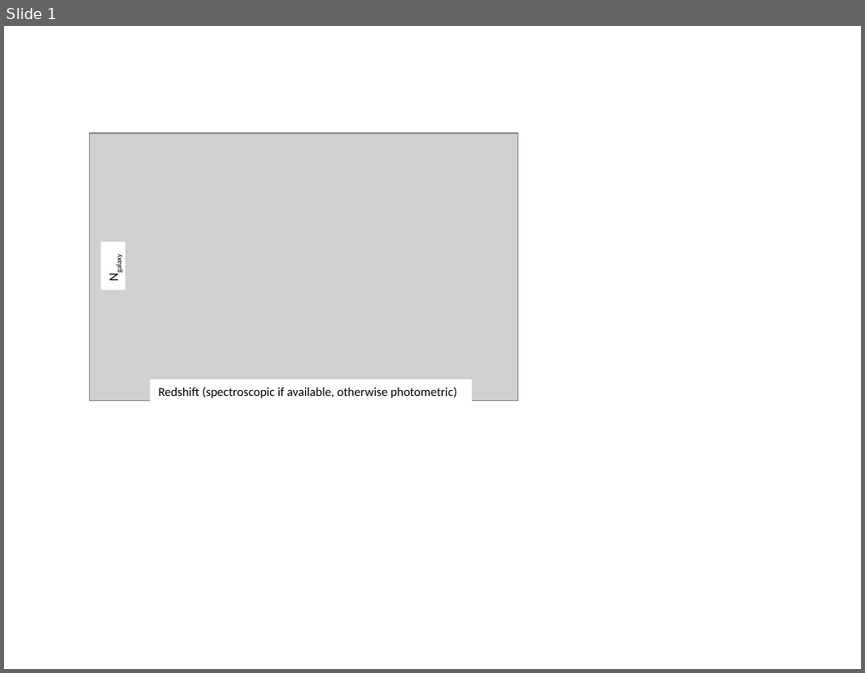
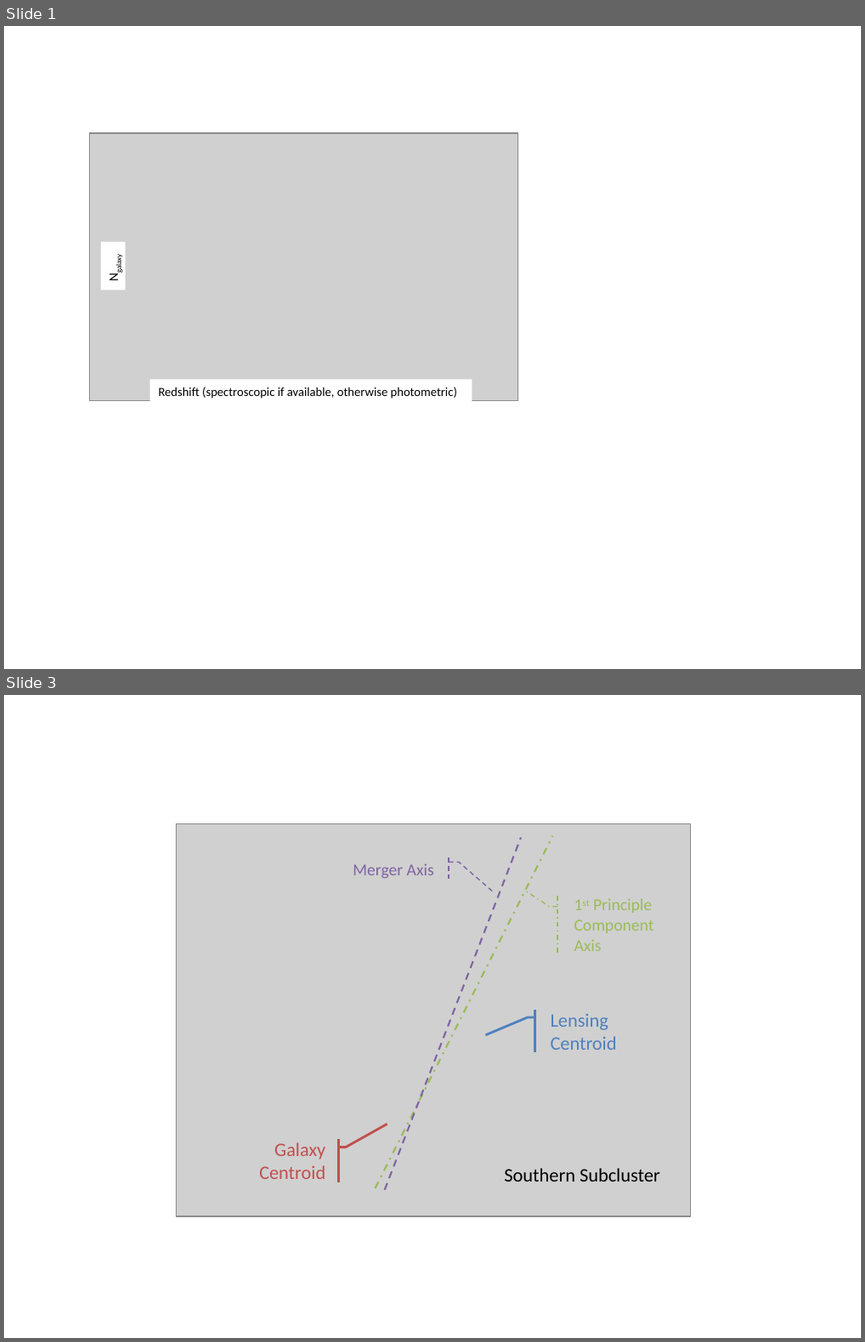
Before and after one commit to wadawson/dissertation, a slide deck: Chapter4/AnalysisFiles/Reformatted Figures.pptx. Shown one above the other, each under a label of ours: slide 1 before the commit, slides 1 and 3 after it; the slides between them are not shown. The pictures are 865x673 and 865x1342 pixels, drawn with LibreOffice and Linux fonts; fonts in the diff are those of the drawing; grey boxes stand for pictures. Boxes give left, top, right and bottom in pixels: in the first picture for what was removed or moved away, otherwise in the second. Text is boxed around its words. In the diff, an @@ line names an element or a change of style, - is before the commit and + after.

Commit message:
Updated the centroid offset figure formatting as well  north offset calcs
The major piece of work in this was to estimate the offset significance for
the northern subcluster in the merger axis coordinate system.

```diff
--- a/Chapter4/AnalysisFiles/Reformatted Figures.pptx
+++ b/Chapter4/AnalysisFiles/Reformatted Figures.pptx
@@ slide 3 added at bbox=[4, 695, 861, 1338], background #FFFFFF @@
@@ group added at bbox=[177, 824, 690, 1217]: 4 accent callouts, 2 lines, 1 picture, 1 text @@
+Lensing
+Centroid
+Galaxy
+Centroid
+Southern Subcluster
+Merger Axis
+1st Principle Component Axis
```
Also in this commit, not shown: 3 other slides added, 9 other files.
